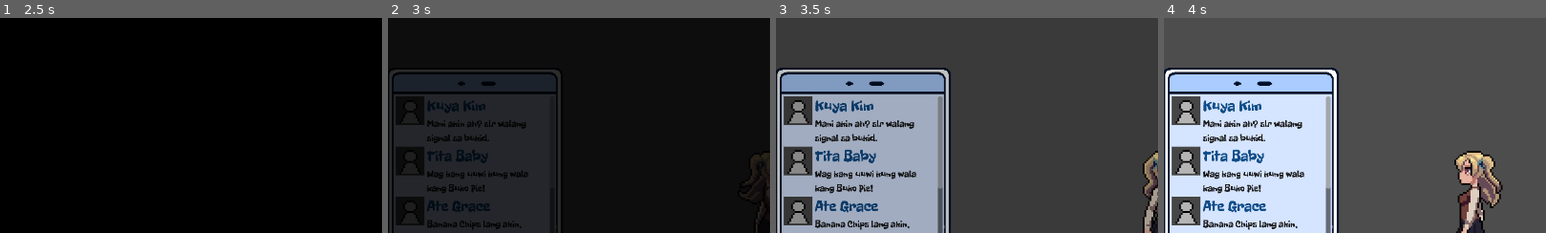
Above: before the commit, frames 1-4 (left to right).
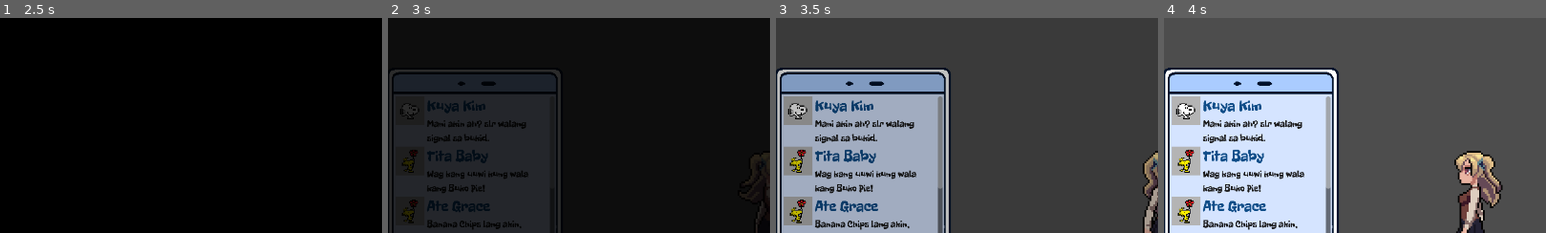
Above: after the commit, the same moments.

Repository: Ronbc779/Game-Jam
Game: Godot game, scene res://scenes/menu.tscn
Same seed, same stepped clock (60 frames per second), same inputs: the game is played once before the commit and once after it. The engine's default icon, where the game draws it, is replaced by a stand-in: a white triangle on a blue panel in a dark square.
Inputs (mouse positions are % of the whole screen's width and height, from its top left):
- Up to frame 1 (2.5 s): click (50, 50) at 0.5 s; click (50, 50) at 1.25 s; hold D (right) from 2.03 s (still down); hold E (interact) from 2.03 s (still down)
- Up to frame 2 (3 s): keep holding D (right); tap Enter at 2.75 s; release E (interact) at 2.78 s; tap Ctrl (sprint) at 2.85 s
- Up to frame 3 (3.5 s): keep holding D (right)
- Up to frame 4 (4 s): release D (right) at 3.53 s; hold A (left) from 3.53 s (still down); hold E (interact) from 3.53 s (still down)
The pictures show only the part of the screen within x 4-54%, y 32-82%; the shares and areas given below are measured in that part.

Frame 1 is identical in both runs. In frame 2, 0.5% of the frame differs, in the area x 3-9%, y 38-96%; in frame 3, 2.6%; in frame 4, 2.6%, in the area x 2-10%, y 36-97%.

Commit message:
attached corresponding pfp to people

Diff:
--- a/scripts/ShopManager.gd
+++ b/scripts/ShopManager.gd
@@ -44,17 +44,17 @@
 }
 
 var people_pool: Array = [
-	{"name": "Tita Baby", "avatar": null},
-	{"name": "Sharmaine", "avatar": null},
-	{"name": "Girlie", "avatar": preload("res://icon.svg")},
-	{"name": "Panying", "avatar": preload("res://icon.svg")},
-	{"name": "Ate Grace", "avatar": null},
-	{"name": "Tita Princess", "avatar": null},
-	{"name": "Tito Boy", "avatar": null},
-	{"name": "AAA Mama Globe", "avatar": null},
-	{"name": "Papa", "avatar": null},
-	{"name": "Kuya Kim", "avatar": null},
-	{"name": "Bunso", "avatar": null},
+	{"name": "Tita Baby", "avatar": preload("res://assets/images/pfp/ate_pfp.png")},
+	{"name": "Sharmaine", "avatar": preload("res://assets/images/pfp/sharmaine_pfp.png")},
+	{"name": "Girlie", "avatar": preload("res://assets/images/pfp/girlie_pfp.png")},
+	{"name": "Panying", "avatar": preload("res://assets/images/pfp/panying_pfp.png")},
+	{"name": "Ate Grace", "avatar": preload("res://assets/images/pfp/ate_pfp.png")},
+	{"name": "Tita Princess", "avatar": preload("res://assets/images/pfp/tita_princess_pfp.png")},
+	{"name": "Tito Boy", "avatar": preload("res://assets/images/pfp/tito_boy_pfp.png")},
+	{"name": "AAA Mama Globe", "avatar": preload("res://assets/images/pfp/mama_globe_pfp.png")},
+	{"name": "Papa", "avatar": preload("res://assets/images/pfp/papa_pfp.png")},
+	{"name": "Kuya Kim", "avatar": preload("res://assets/images/pfp/kuya_pfp.png")},
+	{"name": "Bunso", "avatar": preload("res://assets/images/pfp/bunso_pfp.png")},
 ]
 
 var requirement_types_pool: Array = [
